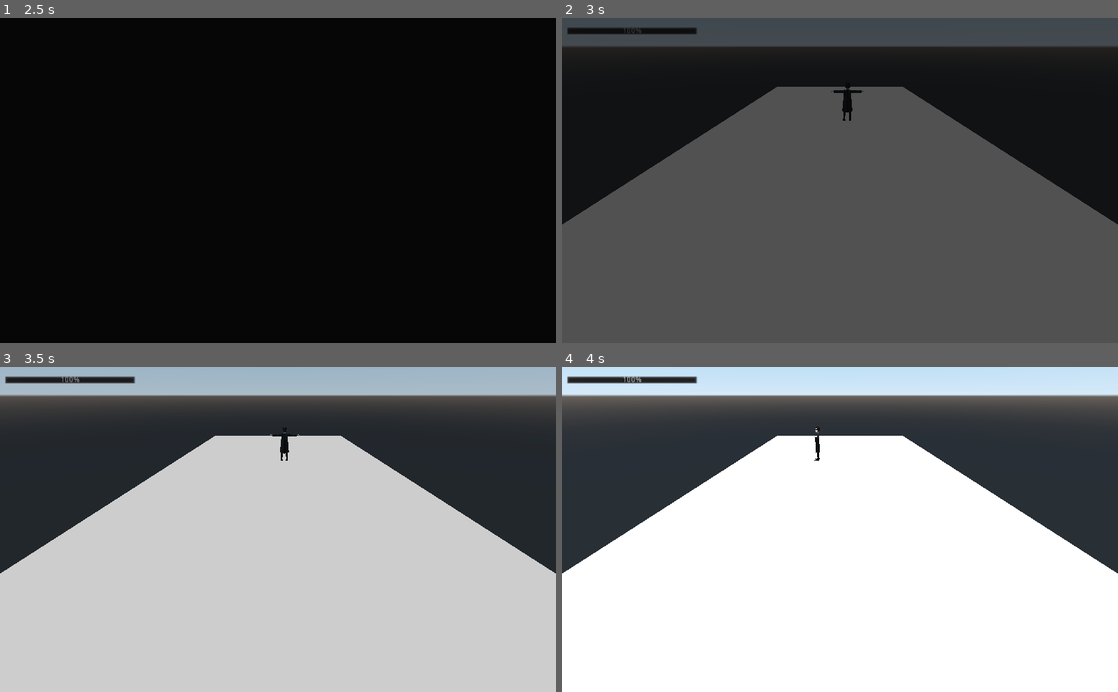
Above: before the commit, frames 1-4 (two rows, left to right).
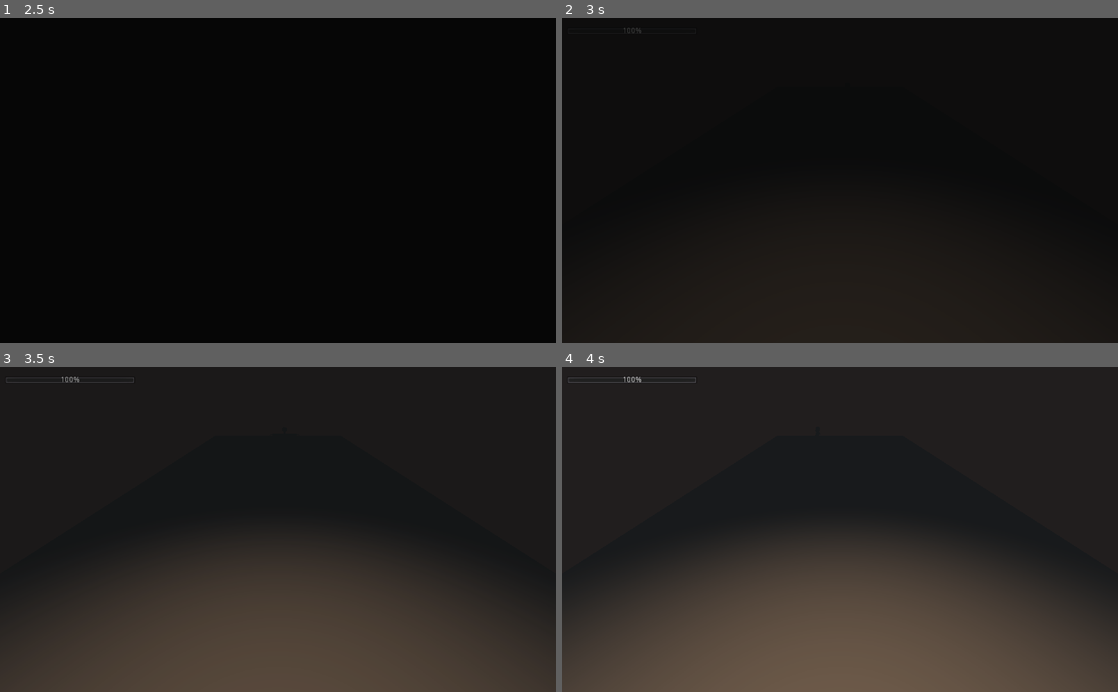
Above: after the commit, the same moments.

Repository: DiegoG784/SPiRiTUally
Game: Godot game, scene res://managers/scene_manager/scene_manager.tscn
The game is run twice, just before and just after one commit, with the same random seed, the same clock (stepped at 60 frames per second) and the same inputs.
Inputs:
- Up to frame 1 (2.5 s): tap Enter at 0.5 s; hold D (walk_right) 0.53-1.28 s; hold F (interact) 0.53-1.28 s; hold S (walk_backward) 1.28-2.03 s; tap F (interact) at 1.35 s; hold D (walk_right) from 2.03 s (still down); hold F (interact) from 2.03 s (still down)
- Up to frame 2 (3 s): tap Space at 2.75 s; release D (walk_right) at 2.78 s; release F (interact) at 2.78 s; hold W (walk_forward) from 2.78 s (still down); tap F (interact) at 2.85 s
- Up to frame 3 (3.5 s): keep holding W (walk_forward)
- Up to frame 4 (4 s): release W (walk_forward) at 3.53 s; hold A (walk_left) from 3.53 s (still down); hold F (interact) from 3.53 s (still down)

Frame 1 is identical in both runs. In frame 2, 71% of the frame differs, in the area x 0-100%, y 0-100%; in frame 3, 77%; in frame 4, 84%.

Commit message:
Testes em cenas

Diff:
--- /dev/null
+++ b/managers/cutscene_manager.gd
@@ -0,0 +1,16 @@
+extends Node
+
+
+# Declare member variables here. Examples:
+# var a = 2
+# var b = "text"
+
+
+# Called when the node enters the scene tree for the first time.
+func _ready():
+	pass # Replace with function body.
+
+
+# Called every frame. 'delta' is the elapsed time since the previous frame.
+#func _process(delta):
+#	pass
--- a/rooms/debug_room/debug_room_2.tscn
+++ b/rooms/debug_room/debug_room_2.tscn
@@ -1,11 +1,28 @@
-[gd_scene load_steps=3 format=2]
+[gd_scene load_steps=6 format=2]
 
 [ext_resource path="res://managers/scene_manager/game_scene_manager.gd" type="Script" id=1]
 [ext_resource path="res://database/player.tscn" type="PackedScene" id=2]
+[ext_resource path="res://entities/base/components/scene/camera_switcher.gd" type="Script" id=3]
+
+[sub_resource type="Environment" id=1]
+background_mode = 1
+background_color = Color( 0.133333, 0.113725, 0.113725, 1 )
+fog_enabled = true
+fog_color = Color( 0.0901961, 0.101961, 0.113725, 1 )
+fog_sun_color = Color( 0, 0, 0, 1 )
+fog_depth_begin = 0.0
+fog_depth_end = 37.4
+fog_depth_curve = 1.41421
+glow_intensity = 4.38
+glow_strength = 0.0
+adjustment_enabled = true
+adjustment_saturation = 0.59
+
+[sub_resource type="BoxShape" id=2]
+extents = Vector3( 1, 1, 27.8108 )
 
 [node name="debug_room_2" type="Spatial"]
 script = ExtResource( 1 )
-initial_camera = NodePath("Camera")
 
 [node name="CSGBox" type="CSGBox" parent="."]
 width = 130.0
@@ -18,6 +35,27 @@
 
 [node name="player" parent="." instance=ExtResource( 2 )]
 
+[node name="SpotLight" type="SpotLight" parent="player"]
+transform = Transform( 1, 0, 0, 0, -4.37114e-08, 1, 0, -1, -4.37114e-08, 0, 11, 0 )
+light_energy = 0.784
+spot_range = 16.0
+spot_angle = 42.4108
+
 [node name="Camera" type="Camera" parent="."]
 transform = Transform( 0, 0.5, -0.866025, 0, 0.866025, 0.5, 1, 0, 0, -51, 15, 0 )
 current = true
+
+[node name="Camera2" type="Camera" parent="."]
+transform = Transform( -0.0636963, -0.498985, 0.864267, 0, 0.866025, 0.5, -0.997969, 0.0318482, -0.0551626, 66.8969, 15, 0 )
+near = 0.01
+
+[node name="WorldEnvironment" type="WorldEnvironment" parent="."]
+environment = SubResource( 1 )
+
+[node name="CameraSwitcher" type="Area" parent="."]
+transform = Transform( 1, 0, 0, 0, 1, 0, 0, 0, 1, 16.1591, 0, 0 )
+script = ExtResource( 3 )
+camera_to_switch = NodePath("../Camera2")
+
+[node name="CollisionShape" type="CollisionShape" parent="CameraSwitcher"]
+shape = SubResource( 2 )
